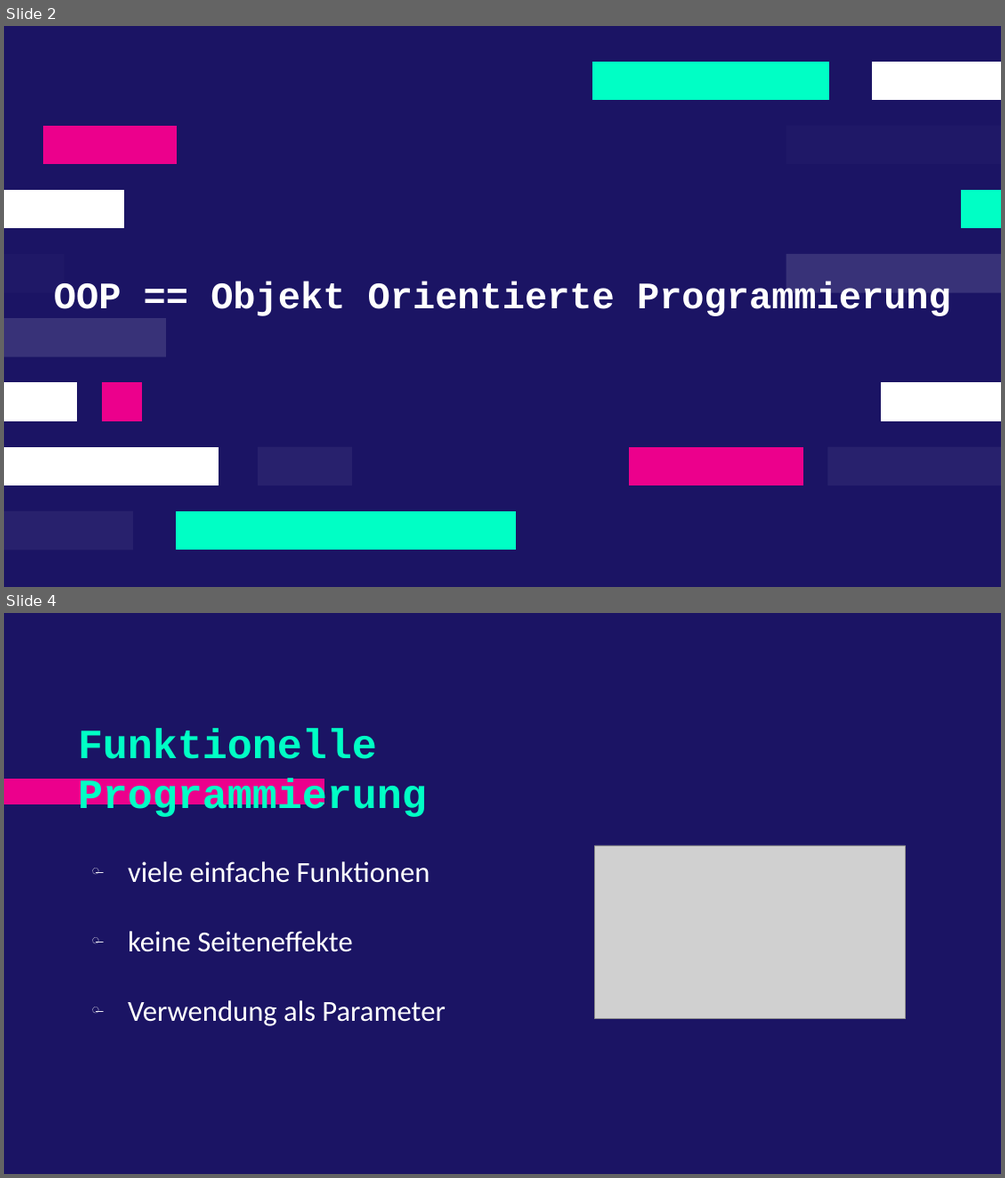
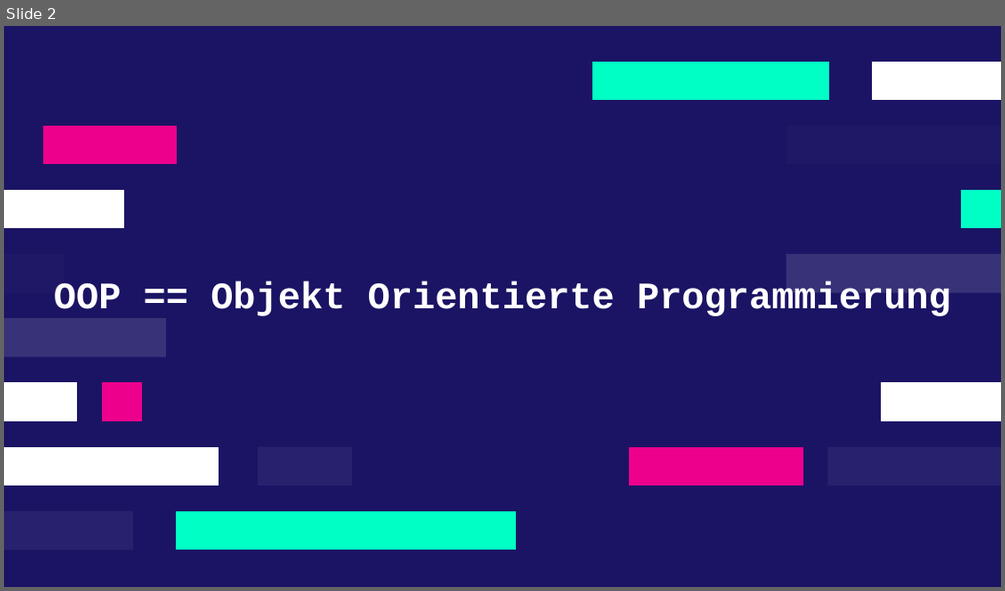
Before and after one commit to F4bianKoch/OPP_Analyse_Einsatzmoeglichkeiten, a slide deck: OOP_Analyse_und_Einstatzmöglichkeiten.odp. Shown one above the other, each under a label of ours: slides 2 and 4 before the commit, slide 2 after it; the slides between them are not shown. The pictures are 1005x1178 and 1005x591 pixels, drawn with LibreOffice and Linux fonts; fonts in the diff are those of the drawing; grey boxes stand for pictures. Boxes give left, top, right and bottom in pixels: in the first picture for what was removed or moved away, otherwise in the second. Text is boxed around its words. In the diff, an @@ line names an element or a change of style, - is before the commit and + after.

```diff
--- a/OOP_Analyse_und_Einstatzmöglichkeiten.odp
+++ b/OOP_Analyse_und_Einstatzmöglichkeiten.odp
@@ slide 4 removed at (x1=4, y1=613, x2=1001, y2=1174), background #1B1464 @@
@@ title removed at (x1=78, y1=728, x2=427, y2=817) @@
-Funktionelle Programmierung
@@ freeform shape removed at (x1=4, y1=779, x2=324, y2=804) @@
@@ picture removed at (x1=595, y1=845, x2=905, y2=1018) @@
@@ text removed at (x1=128, y1=861, x2=445, y2=1026) @@
-̶ viele einfache Funktionen
-̶ keine Seiteneffekte
-̶ Verwendung als Parameter
```
Also in this commit, not shown: 3 slides changed, 12 slides added, 1 other slide removed, 5 other files.
